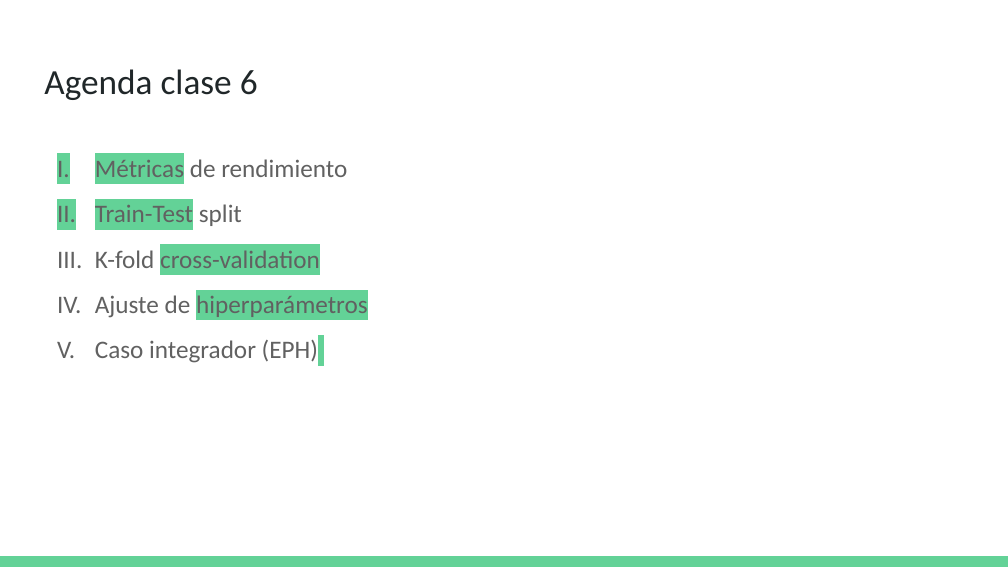
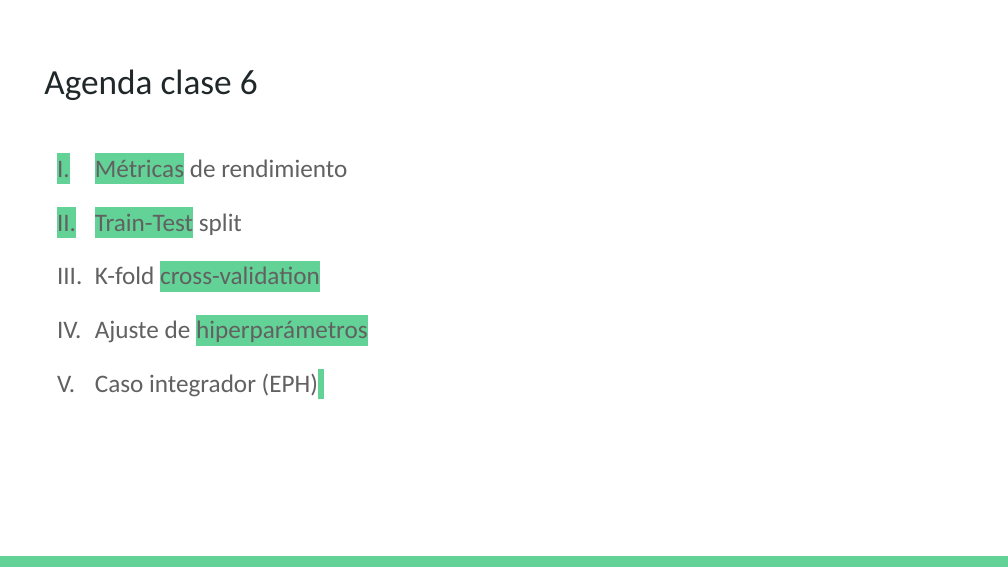
Before and after one commit to DCSCyHD/2023_modulo_3, a slide deck: slide 5 of clase6/teorica_6.pptx. Drawn at 1008x567 pixels with LibreOffice and Linux fonts; fonts in the diff are those of the drawing. Boxes give left, top, right and bottom in pixels: in the first picture for what was removed or moved away, otherwise in the second. Text is boxed around its words. In the diff, an @@ line names an element or a change of style, - is before the commit and + after.

```diff
--- a/clase6/teorica_6.pptx
+++ b/clase6/teorica_6.pptx
@@ text "Métricas de rendimiento" at (x1=95, y1=159, x2=368, y2=397): more space between paragraphs @@
```
Also in this commit, not shown: 6 other files.
